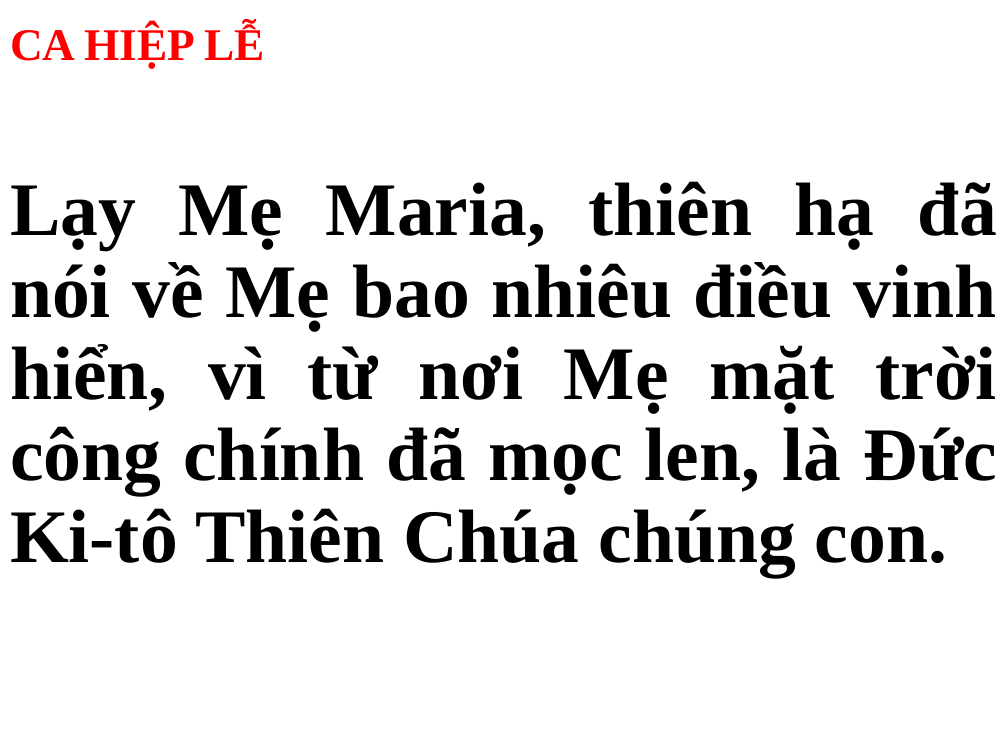
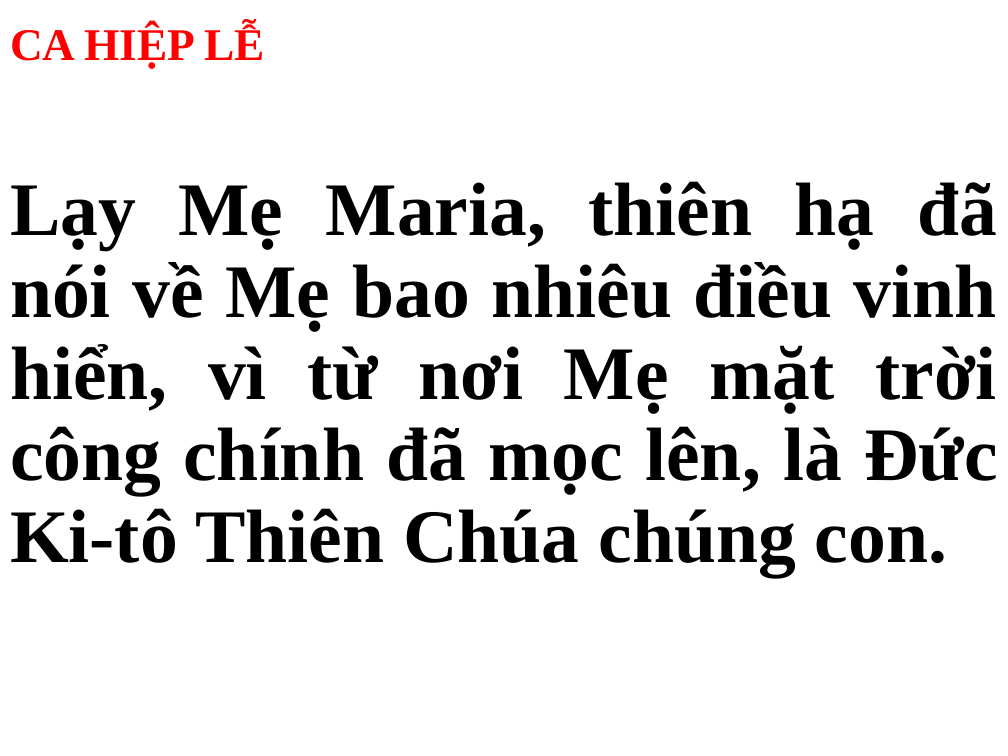
Before and after one commit to peteranh99/usb-songs, a slide deck: slide 20 of Thứ 3.pptx. Drawn at 1008x756 pixels with LibreOffice and Linux fonts; fonts in the diff are those of the drawing. Boxes give left, top, right and bottom in pixels: in the first picture for what was removed or moved away, otherwise in the second. Text is boxed around its words. In the diff, an @@ line names an element or a change of style, - is before the commit and + after.

```diff
--- a/Thứ 3.pptx
+++ b/Thứ 3.pptx
@@ subtitle at <box>10,181,997,577</box>: text changed; text colour #000000 to #1F1F1F @@
-Lạy Mẹ Maria, thiên hạ đã nói về Mẹ bao nhiêu điều vinh hiển, vì từ nơi Mẹ mặt trời công chính đã mọc len, là Đức Ki-tô Thiên Chúa chúng con.
+Lạy Mẹ Maria, thiên hạ đã nói về Mẹ bao nhiêu điều vinh hiển, vì từ nơi Mẹ mặt trời công chính đã mọc lên, là Đức Ki-tô Thiên Chúa chúng con.
```
Also in this commit, not shown: 33 other slides changed, 12 slides added, 2 other files.
